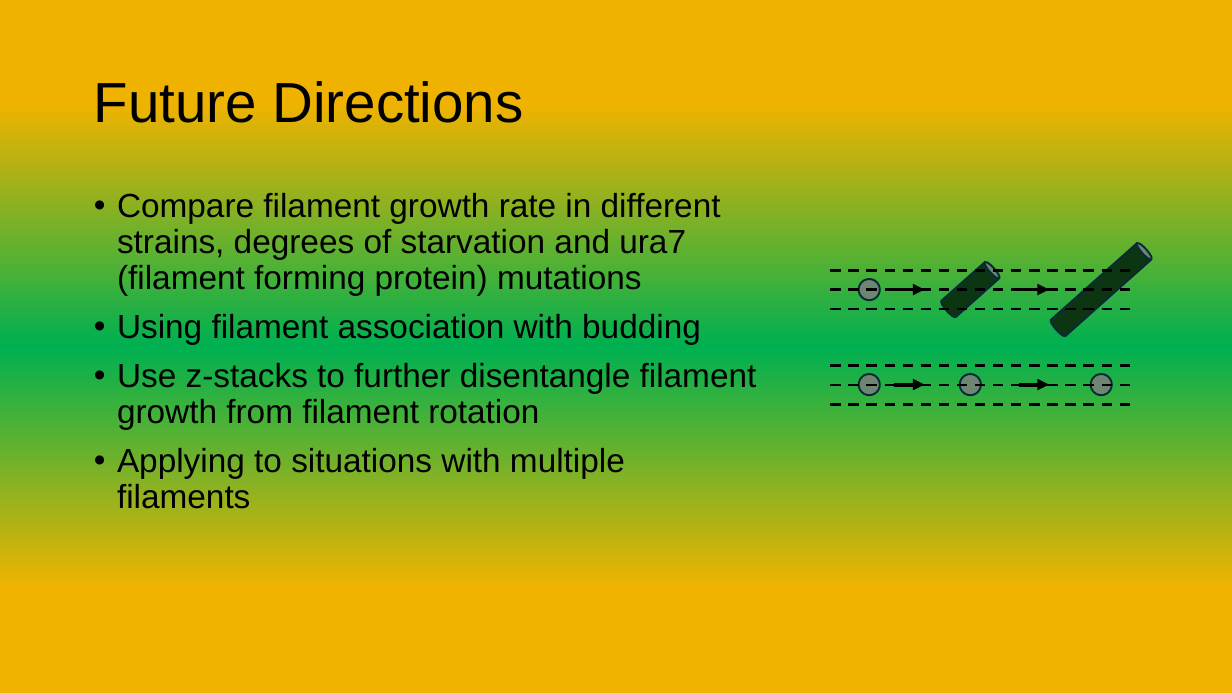
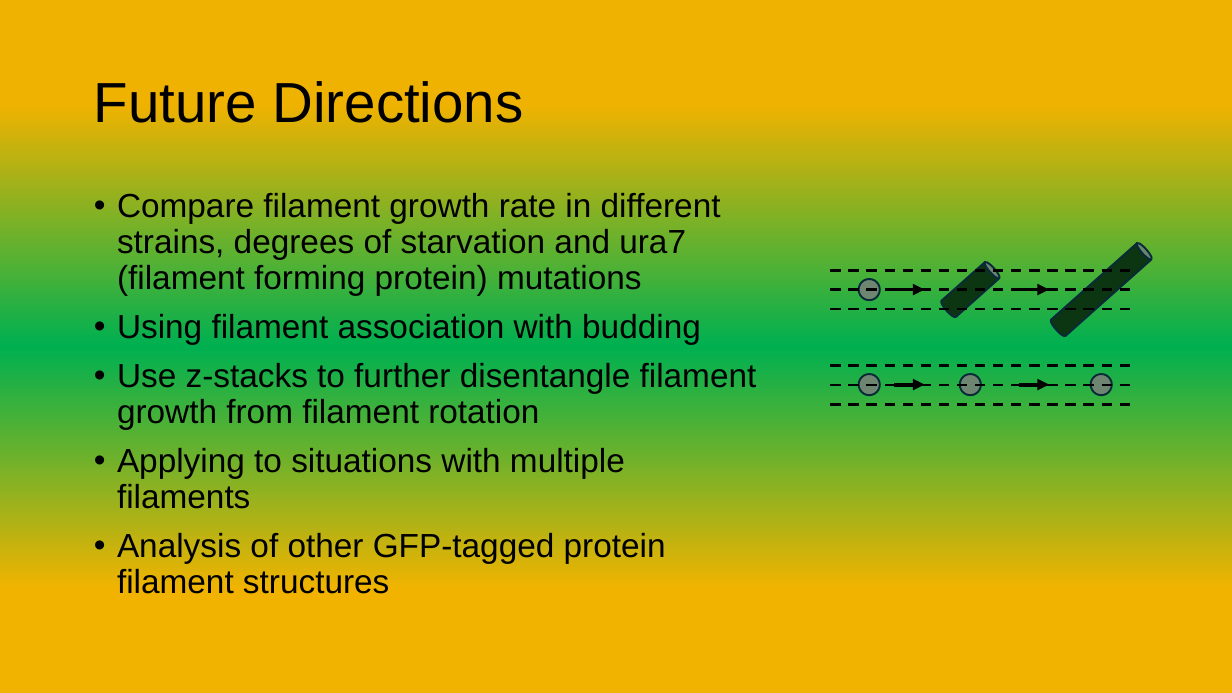
Before and after one commit to briandaniel14/biohack, a slide deck: slide 4 of Presentations/Biohack_Presentation.pptx. Drawn at 1232x693 pixels with LibreOffice and Linux fonts; fonts in the diff are those of the drawing. Boxes give left, top, right and bottom in pixels: in the first picture for what was removed or moved away, otherwise in the second. Text is boxed around its words. In the diff, an @@ line names an element or a change of style, - is before the commit and + after.

Commit message:
Added something about other GFP-tagged proteins

```diff
--- a/Presentations/Biohack_Presentation.pptx
+++ b/Presentations/Biohack_Presentation.pptx
@@ text at <box>117,533,666,594</box>: paragraph added @@
+• Analysis of other GFP-tagged protein filament structures
```
